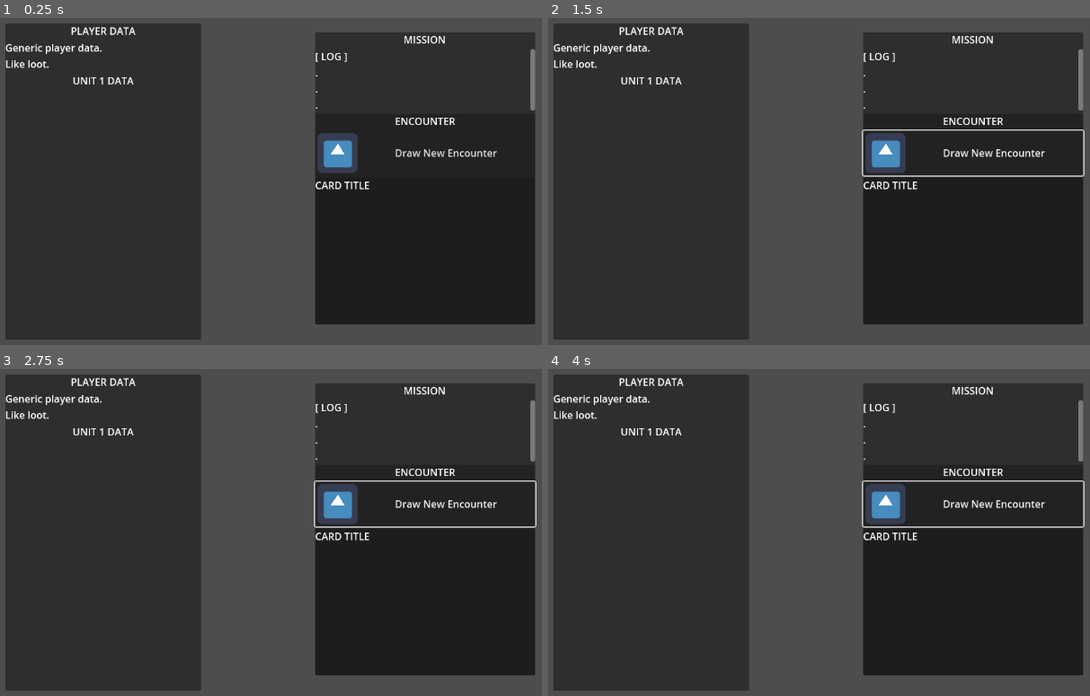
Above: before the commit, frames 1-4 (two rows, left to right).
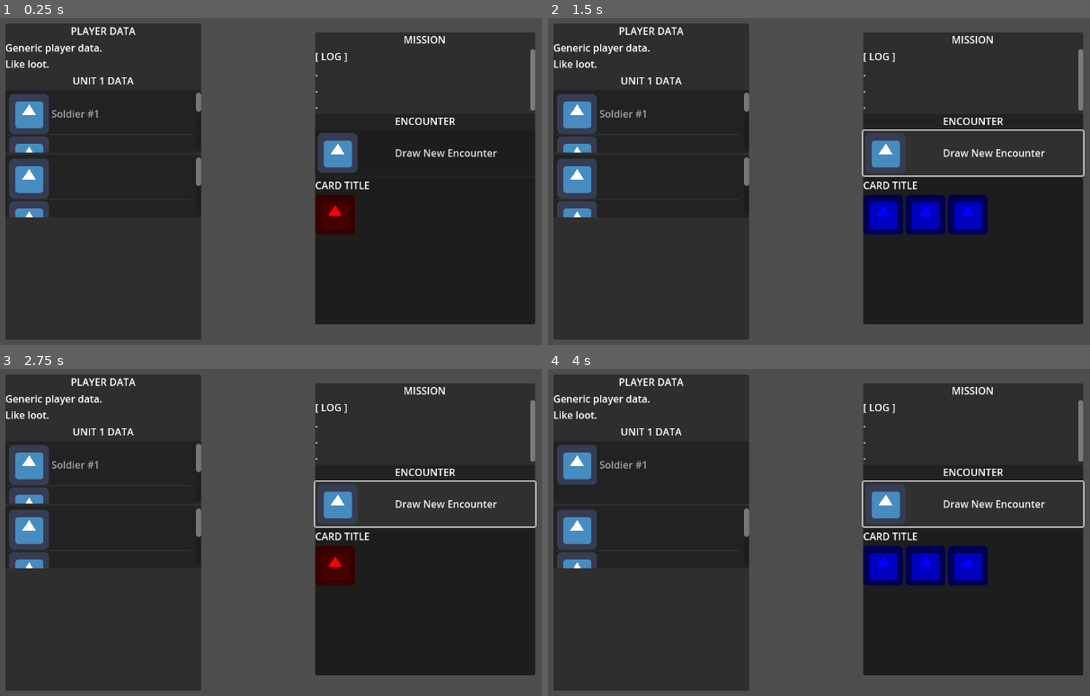
Above: after the commit, the same moments.

Repository: Shoes01/crying-suns-like
Game: Godot game, scene res://Main.tscn
Two runs of this game, one before a commit and one after it. Both use one fixed random seed, a clock stepped at 60 frames per second and the inputs below. The engine's default icon, where the game draws it, is replaced by a stand-in: a white triangle on a blue panel in a dark square.
Inputs:
- Up to frame 1 (0.25 s): no input
- Up to frame 2 (1.5 s): click "Draw New Encounter" at 0.5 s; click "Draw New Encounter" at 1.25 s
- Up to frame 3 (2.75 s): click "Draw New Encounter" at 2 s
- Up to frame 4 (4 s): tap Enter at 2.75 s; tap Space at 3.5 s

The runs differ from the first frame. In frame 1, 3.6% of the frame differs, in the area x 1-66%, y 22-67%; in frame 2, 5.3%, in the area x 1-82%, y 22-67%; in frame 3, 3.6%; in frame 4, 4.9%.

Commit message:
New UI is mostly implemented
Still missing log, and soldier icon colors.

Diff:
--- a/Main.gd
+++ b/Main.gd
@@ -8,6 +8,9 @@
 var mission = preload("res://missions/NewMission.gd").new()
 var player = preload("res://Player.gd").new()
 var combat_engine = preload("res://CombatEngine.gd").new()
+
+@onready var soldier_list = $PlayerPanel/VBoxContainer/UnitPanel/VBoxContainer/VBoxContainer/SoldierList
+@onready var icon_list = $PlayerPanel/VBoxContainer/UnitPanel/VBoxContainer/VBoxContainer/IconList
 
 func _ready() -> void:
 	update_UI()
@@ -39,6 +42,7 @@
 	var soldier_count_text = "SOLDIER COUNT: " + str(player.soldier_count) + " | LOOT " + str(player.loot)
 	$Panel/VBoxContainer/SoldierCount.set_text(soldier_count_text)
 
+	############# OLD ##########################
 	# Update card icons.
 	var icons: Array = get_tree().get_nodes_in_group("Icons")
 	## Turn off all the icons.
@@ -57,6 +61,55 @@
 			icons[iterator].set_modulate(icon.color)
 			icons[iterator].set_texture(load(icon.sprite_path))
 			iterator += 1
+
+	##########################################################
+	# NEW: Populate card icons.
+	## Clear the list.
+	var card_icon_area = $MissionPanel/VBoxContainer/EncounterPanel/VBoxContainer/CardPanel/VBoxContainer
+	for parent in card_icon_area.get_children():
+		for child in parent.get_children():
+			child.queue_free()
+
+	var col := 1
+	var current_card = mission.encounters[encounter_counter].cards[card_counter]
+
+	for icon in current_card.icons:
+		for quantity in current_card.icons[icon]:
+			var texture_rect := TextureRect.new()
+			texture_rect.set_texture(load(icon.sprite_path))
+			texture_rect.set_modulate(icon.color)
+			if col <= 5:
+				var row = card_icon_area.get_node("Row1")
+				row.add_child(texture_rect)
+			elif col <=10:
+				var row = card_icon_area.get_node("Row2")
+				row.add_child(texture_rect)
+			else:
+				print("TOO MANY ICONS!!!")
+				var row = card_icon_area.get_node("Row2")
+				row.add_child(texture_rect)
+
+
+	# NEW: Populate the soldier list with the unit's soldiers.
+	## CLear the list.
+	soldier_list.clear()
+	## Populate the list with soldiers.
+	for n in player.soldier_count:
+		# ISSUE : I have to add the thing to the list..
+		var tex = Texture2D.new()
+		var icon_sprite = load("res://icon.png")
+		#print(icon_sprite)
+		#tex.set_texture(load("res://icon.png"))
+		#tex.set_modulate(Color("green"))
+		var soldier_name = "Soldier #" + str(n+1)
+		soldier_list.add_item(soldier_name, icon_sprite)
+
+	icon_list.clear()
+	for icon in player.icons:
+		for n in player.icons[icon]:
+			var new_icon = load(icon.sprite_path)
+			icon_list.add_icon_item(new_icon)
+
 
 func _on_FightButton_pressed() -> void:
 	var success : bool = combat_engine.card_vs_unit(mission.encounters[encounter_counter].cards[card_counter], player)
@@ -107,3 +160,7 @@
 
 func print_soldier_count() -> void:
 	print("Soldiers remaining: " + str(player.soldier_count))
+
+
+func _on_draw_button_pressed():
+	_on_FightButton_pressed()
--- a/Main.tscn
+++ b/Main.tscn
@@ -171,17 +171,25 @@
 text = "UNIT 1 DATA"
 horizontal_alignment = 1
 
-[node name="VBoxContainer" type="VBoxContainer" parent="PlayerPanel/VBoxContainer/UnitPanel/VBoxContainer/Title"]
-anchor_right = 1.0
-anchor_bottom = 1.0
-
-[node name="SoldierList" type="ItemList" parent="PlayerPanel/VBoxContainer/UnitPanel/VBoxContainer/Title/VBoxContainer"]
-offset_right = 314.0
-
-[node name="IconList" type="ItemList" parent="PlayerPanel/VBoxContainer/UnitPanel/VBoxContainer/Title/VBoxContainer"]
-offset_top = 4.0
-offset_right = 314.0
-offset_bottom = 4.0
+[node name="VBoxContainer" type="VBoxContainer" parent="PlayerPanel/VBoxContainer/UnitPanel/VBoxContainer"]
+offset_top = 30.0
+offset_right = 314.0
+offset_bottom = 234.0
+size_flags_vertical = 3
+
+[node name="SoldierList" type="ItemList" parent="PlayerPanel/VBoxContainer/UnitPanel/VBoxContainer/VBoxContainer"]
+custom_minimum_size = Vector2(0, 100)
+offset_right = 314.0
+offset_bottom = 100.0
+size_flags_vertical = 3
+max_columns = 2
+
+[node name="IconList" type="ItemList" parent="PlayerPanel/VBoxContainer/UnitPanel/VBoxContainer/VBoxContainer"]
+custom_minimum_size = Vector2(0, 100)
+offset_top = 104.0
+offset_right = 314.0
+offset_bottom = 204.0
+size_flags_vertical = 3
 
 [node name="MissionPanel" type="Panel" parent="."]
 offset_left = 543.0
@@ -235,7 +243,6 @@
 offset_bottom = 102.0
 text = "Draw New Encounter"
 icon = ExtResource("2_dy1nb")
-flat = true
 
 [node name="CardPanel" type="Panel" parent="MissionPanel/VBoxContainer/EncounterPanel/VBoxContainer"]
 offset_top = 106.0
@@ -252,9 +259,15 @@
 offset_bottom = 26.0
 text = "CARD TITLE"
 
-[node name="CardIcons" type="ItemList" parent="MissionPanel/VBoxContainer/EncounterPanel/VBoxContainer/CardPanel/VBoxContainer"]
+[node name="Row1" type="HBoxContainer" parent="MissionPanel/VBoxContainer/EncounterPanel/VBoxContainer/CardPanel/VBoxContainer"]
 offset_top = 30.0
 offset_right = 353.0
 offset_bottom = 30.0
 
+[node name="Row2" type="HBoxContainer" parent="MissionPanel/VBoxContainer/EncounterPanel/VBoxContainer/CardPanel/VBoxContainer"]
+offset_top = 34.0
+offset_right = 353.0
+offset_bottom = 34.0
+
 [connection signal="pressed" from="Panel/VBoxContainer/FightButton" to="." method="_on_FightButton_pressed"]
+[connection signal="pressed" from="MissionPanel/VBoxContainer/EncounterPanel/VBoxContainer/DrawButton" to="." method="_on_draw_button_pressed"]
